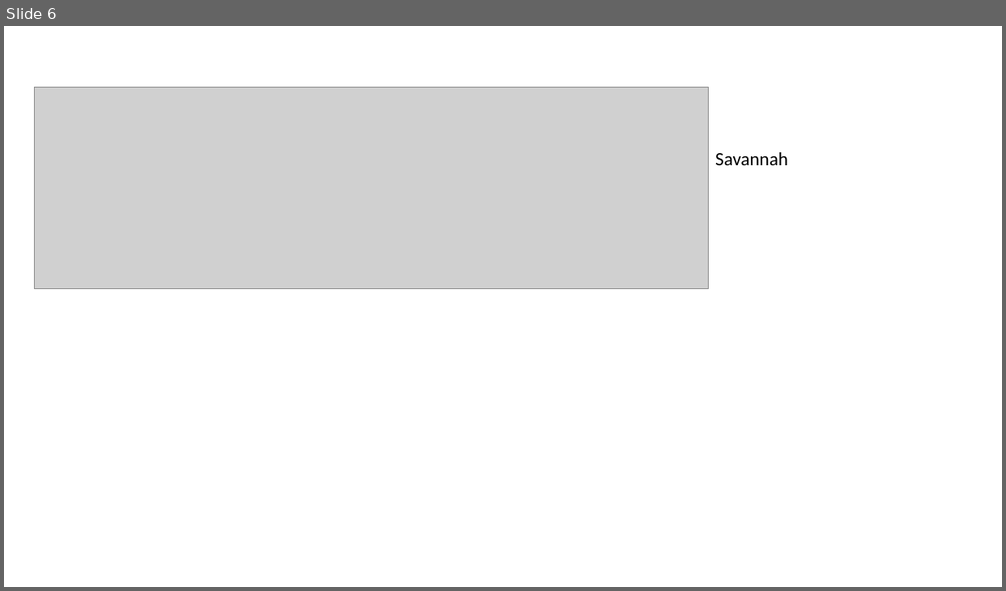
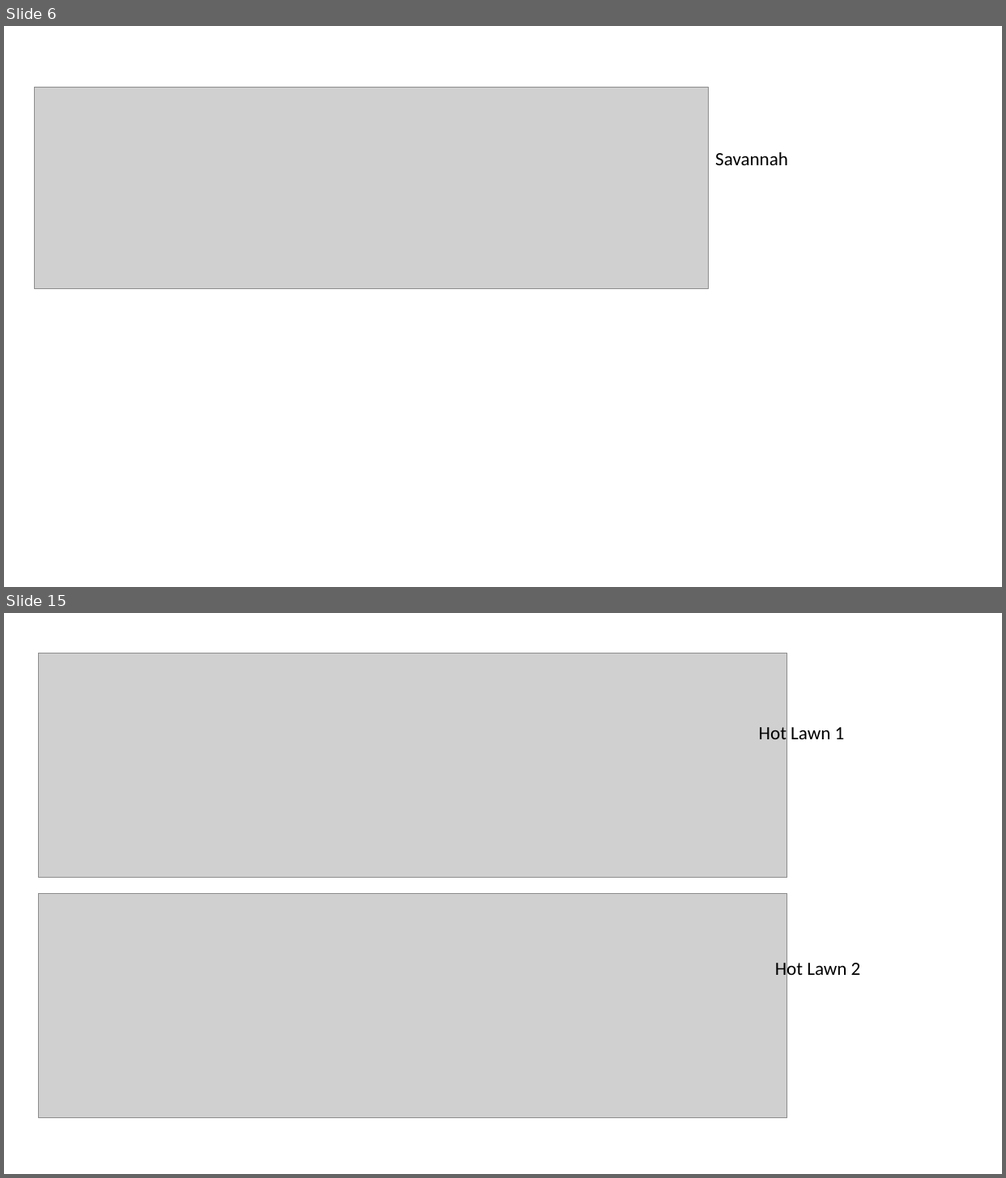
Before and after one commit to rosehanuy/soil-flux-nybg, a slide deck: Chamber_Temp_Plots.pptx. Shown one above the other, each under a label of ours: slide 6 before the commit, slides 6 and 15 after it; the slides between them are not shown. The pictures are 1006x591 and 1006x1178 pixels, drawn with LibreOffice and Linux fonts; fonts in the diff are those of the drawing; grey boxes stand for pictures. Boxes give left, top, right and bottom in pixels: in the first picture for what was removed or moved away, otherwise in the second. Text is boxed around its words. In the diff, an @@ line names an element or a change of style, - is before the commit and + after.

```diff
--- a/Chamber_Temp_Plots.pptx
+++ b/Chamber_Temp_Plots.pptx
@@ slide 15 added at (4,613,1002,1174), background #FFFFFF @@
@@ picture added at (39,653,787,878) @@
@@ text added at (759,727,845,739), 18 pt, text #000000 @@
+Hot Lawn 1
@@ picture added at (39,894,787,1118) @@
@@ text added at (775,959,861,980), 18 pt, text #000000 @@
+Hot Lawn 2
```
Also in this commit, not shown: 1 slide changed, 10 other slides added, 2 other files.
